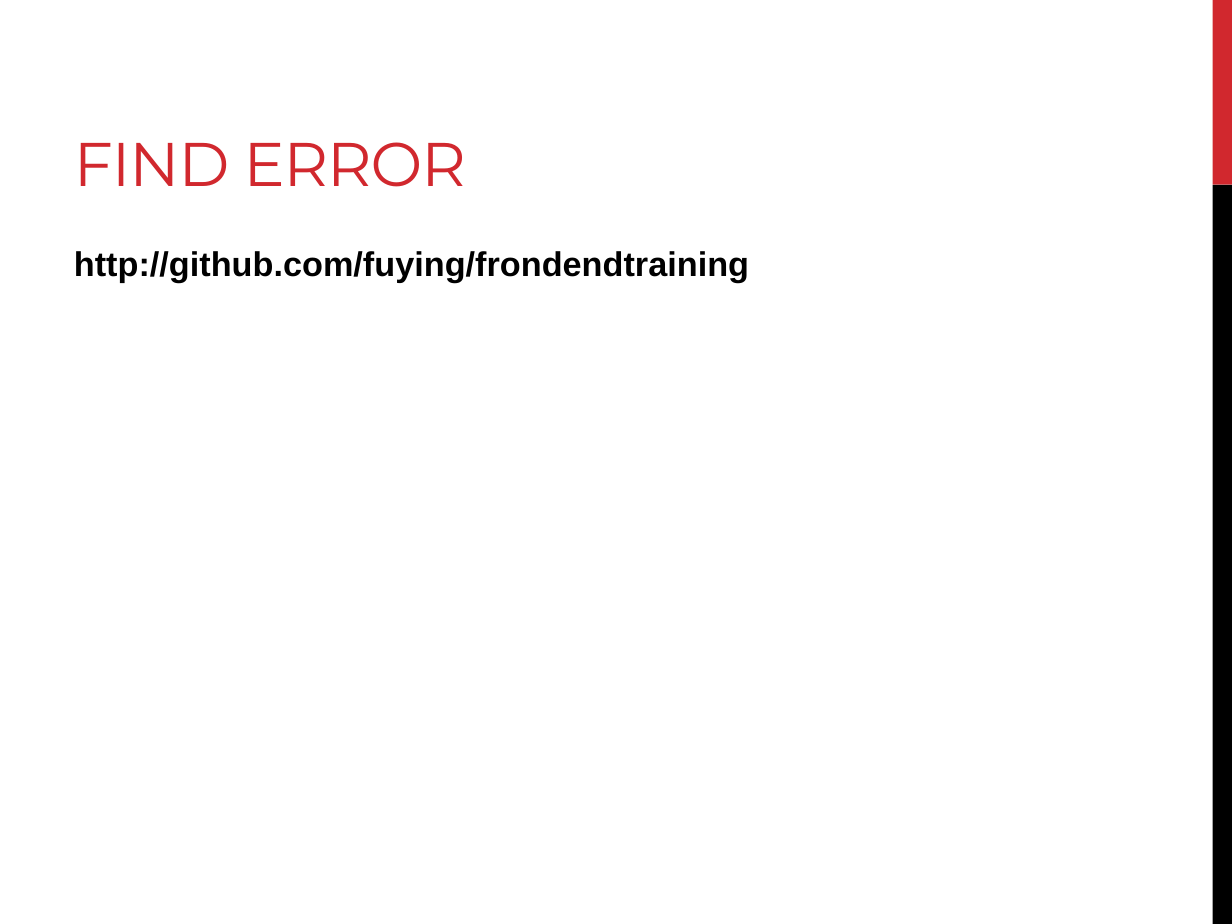
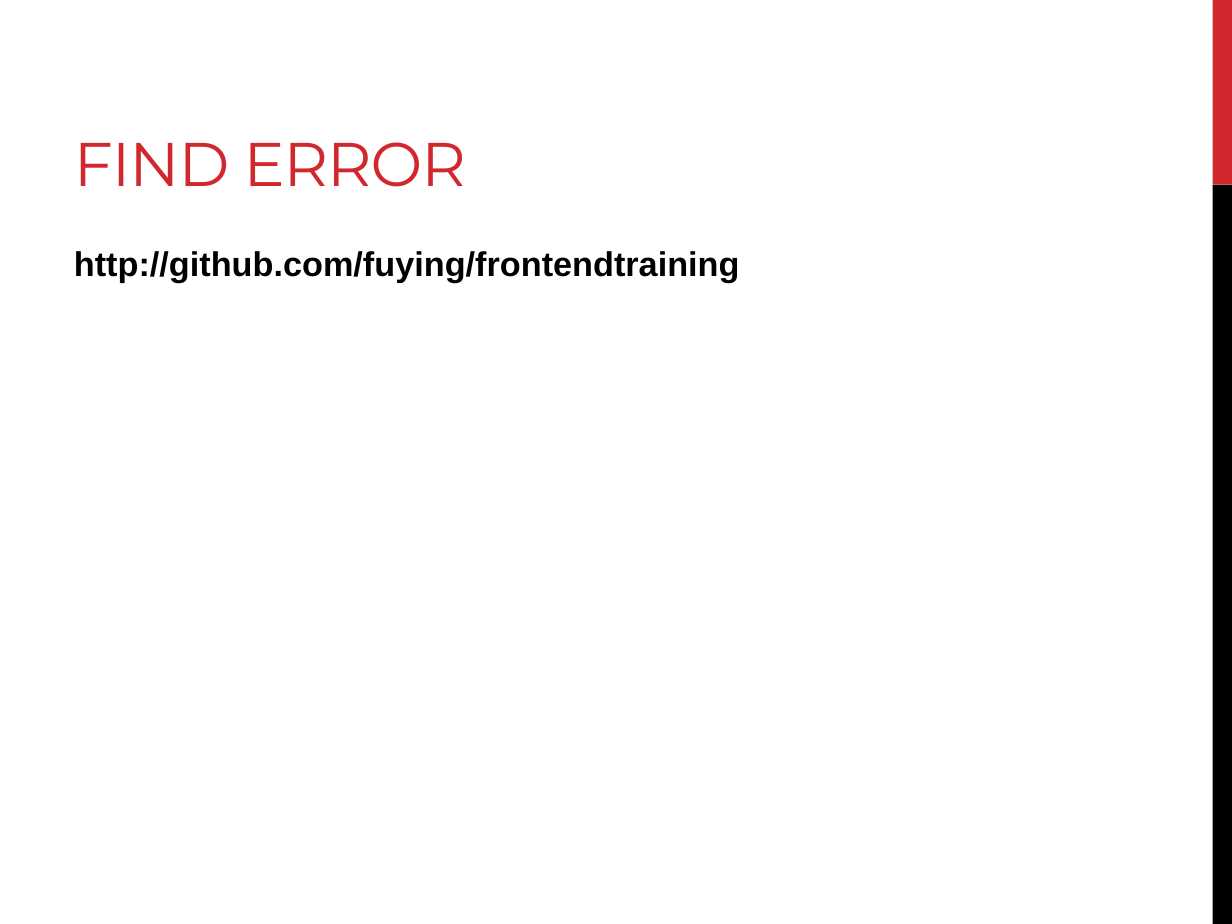
Before and after one commit to fuying/frondendtraining, a slide deck: slide 13 of HTML/HTML.pptx. Drawn at 1232x924 pixels with LibreOffice and Linux fonts; fonts in the diff are those of the drawing. Boxes give left, top, right and bottom in pixels: in the first picture for what was removed or moved away, otherwise in the second. Text is boxed around its words. In the diff, an @@ line names an element or a change of style, - is before the commit and + after.

Commit message:
modify the address

```diff
--- a/HTML/HTML.pptx
+++ b/HTML/HTML.pptx
@@ text at (x1=74, y1=251, x2=740, y2=283): text changed @@
-http://github.com/fuying/frondendtraining
+http://github.com/fuying/frontendtraining
```
